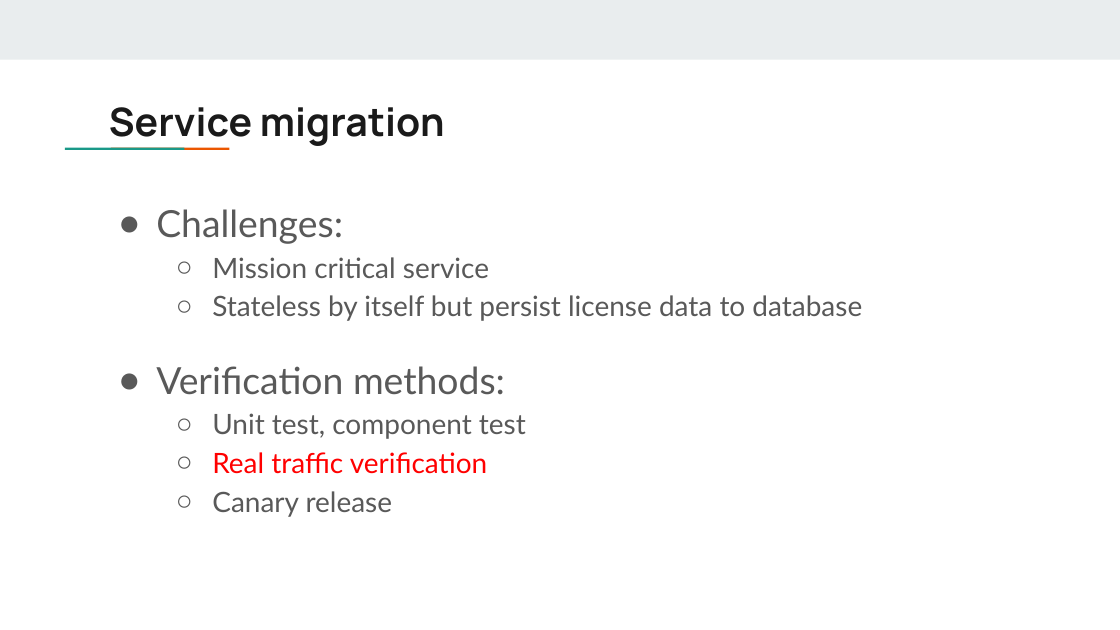
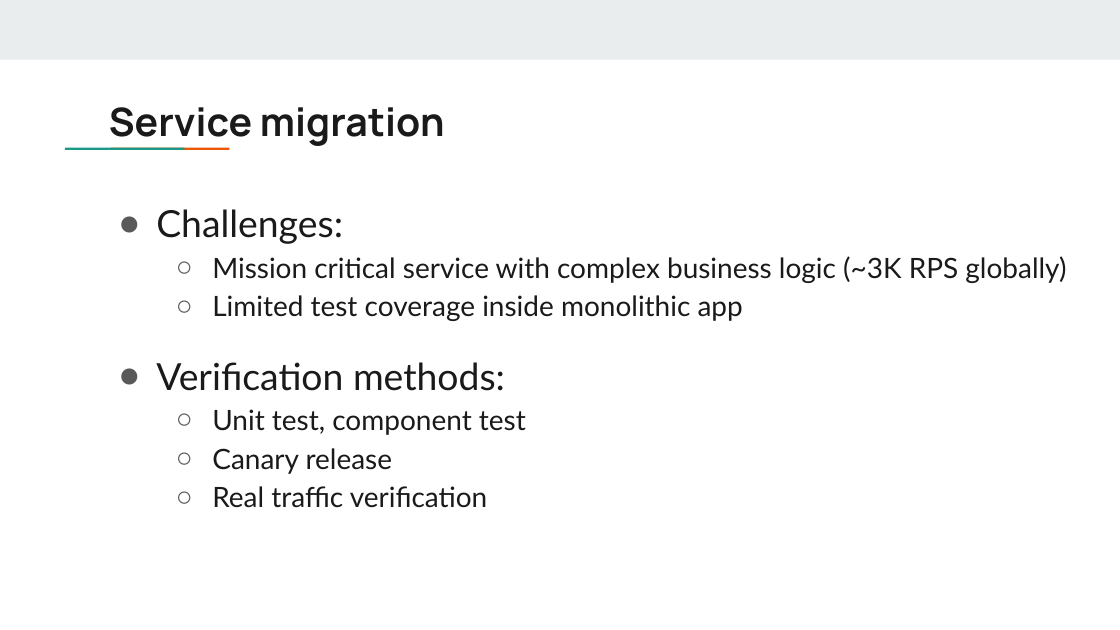
Before and after one commit to DreamOfTheRedChamber/my-resume, a slide deck: slide 9 of ExperiencesTalks/AuthzServiceMigration.pptx (slide 8 before the commit). Drawn at 1120x630 pixels with LibreOffice and Linux fonts; fonts in the diff are those of the drawing. Boxes give left, top, right and bottom in pixels: in the first picture for what was removed or moved away, otherwise in the second. Text is boxed around its words. In the diff, an @@ line names an element or a change of style, - is before the commit and + after.

```diff
--- a/ExperiencesTalks/AuthzServiceMigration.pptx
+++ b/ExperiencesTalks/AuthzServiceMigration.pptx
@@ text at <box>156,209,526,508</box>: text colour #595959 to #1A1A1A in "Challenges:", "Verification methods:", "Unit test, component test"; text colour #FF0000 to #1A1A1A in "Real traffic verification" @@
@@ text at <box>212,256,1066,321</box>: text changed; text colour #595959 to #1A1A1A @@
-  ○ Mission critical service
-  ○ Stateless by itself but persist license data to database
+  ○ Mission critical service with complex business logic (~3K RPS globally)
+  ○ Limited test coverage inside monolithic app
@@ text at <box>212,448,393,474</box>: paragraph added @@
+  ○ Canary release
@@ text at <box>212,491,393,517</box>: paragraph removed @@
-  ○ Canary release
```
Also in this commit, not shown: 7 other slides changed, 9 slides added, 3 slides removed.
